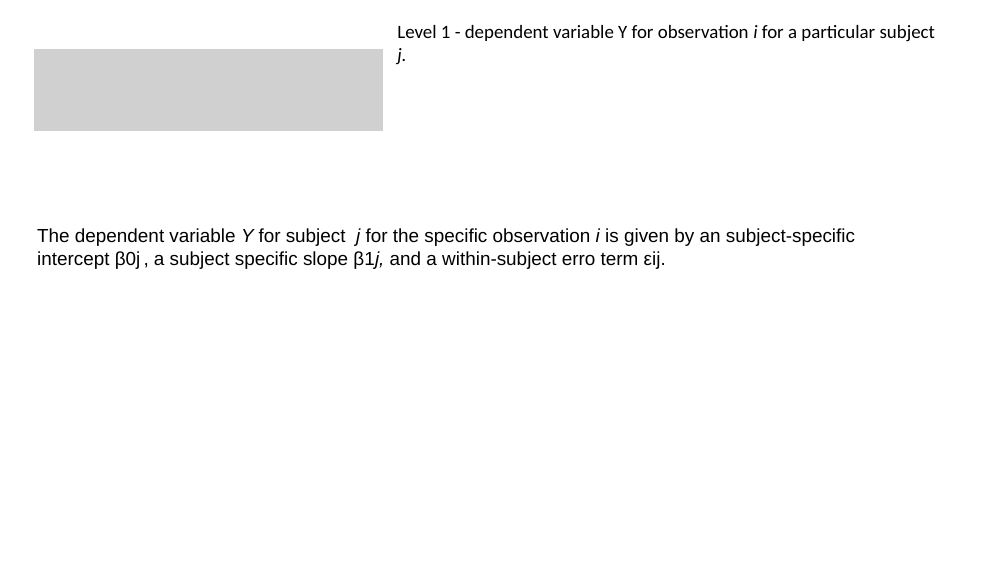
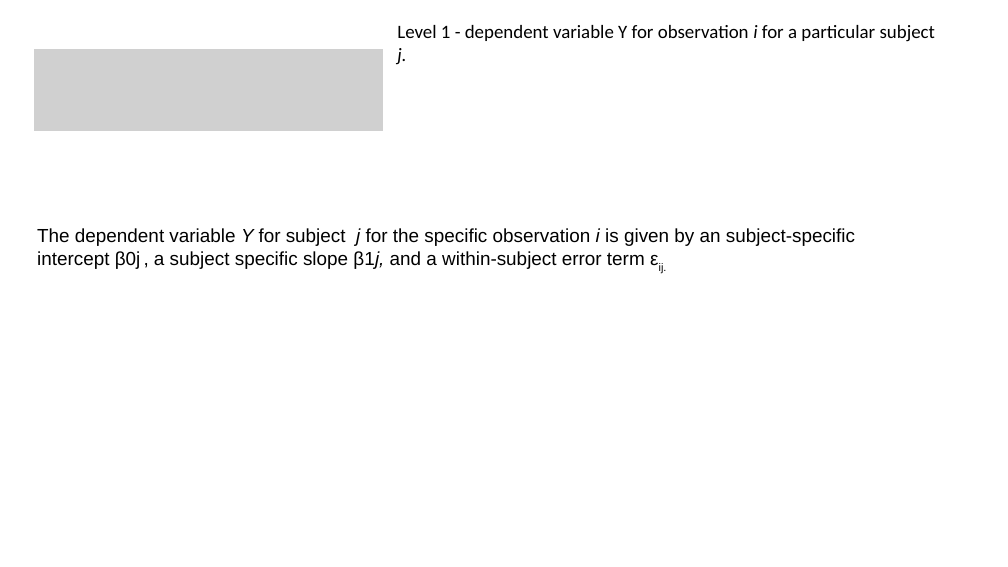
Before and after one commit to FPupillo/LMM_workshop, a slide deck: slide 31 of PPT_LMM.odp (slide 28 before the commit). Drawn at 1008x567 pixels with LibreOffice and Linux fonts; fonts in the diff are those of the drawing; grey boxes stand for pictures. Boxes give left, top, right and bottom in pixels: in the first picture for what was removed or moved away, otherwise in the second. Text is boxed around its words. In the diff, an @@ line names an element or a change of style, - is before the commit and + after.

```diff
--- a/PPT_LMM.odp
+++ b/PPT_LMM.odp
@@ text at bbox=[37, 228, 855, 269]: text changed @@
-The dependent variable Y for subject j for the specific observation i is given by an subject-specific intercept β0j , a subject specific slope β1j, and a within-subject erro term εij.
+The dependent variable Y for subject j for the specific observation i is given by an subject-specific intercept β0j , a subject specific slope β1j, and a within-subject error term εij.
```
Also in this commit, not shown: 34 other slides changed, 18 slides added, 5 slides removed, 6 other files.
